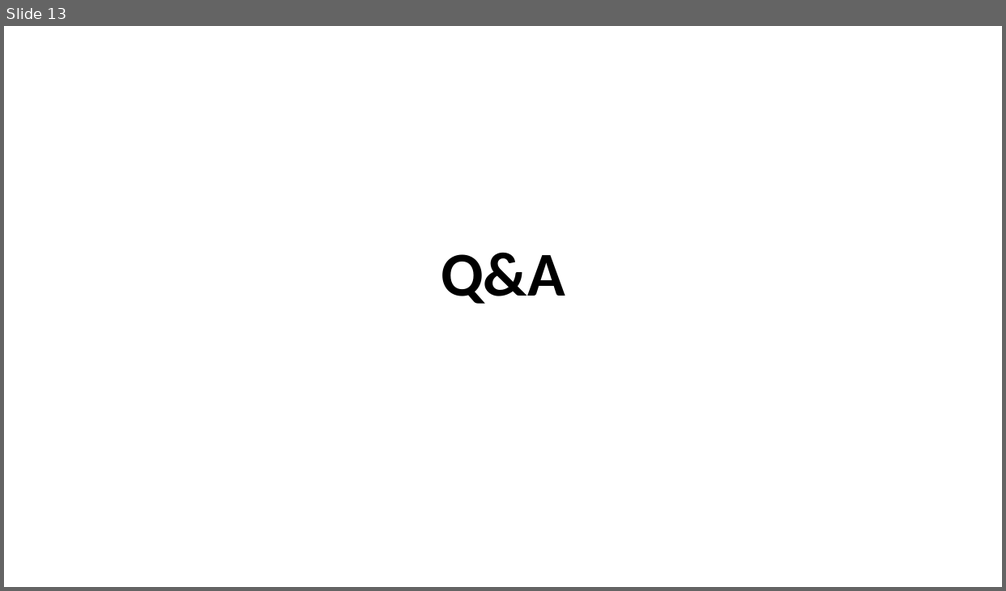
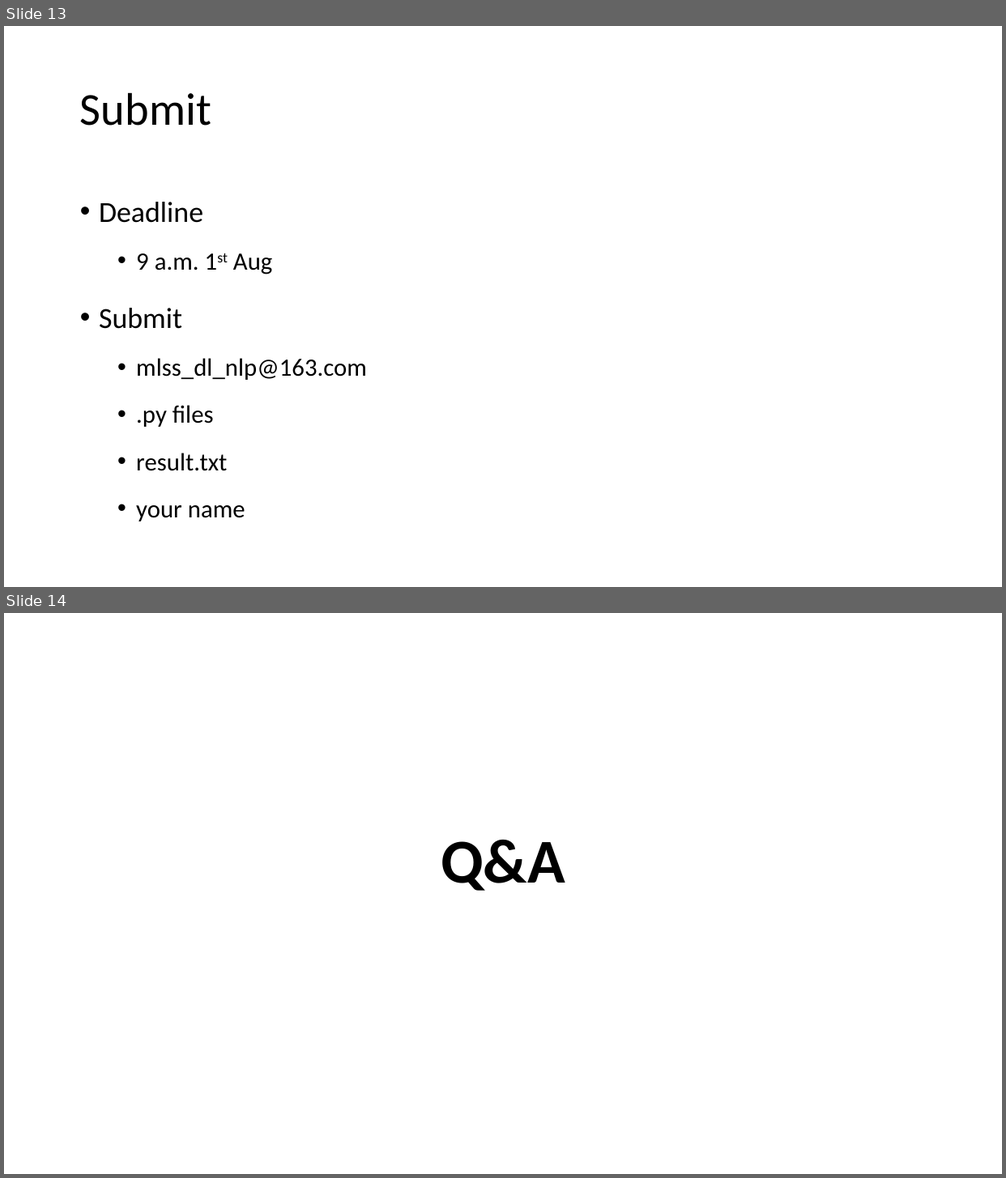
Before and after one commit to anjingx/sst, a slide deck: project.pptx. Shown one above the other, each under a label of ours: slide 13 before the commit, slides 13 and 14 after it. The pictures are 1006x591 and 1006x1178 pixels, drawn with LibreOffice and Linux fonts; fonts in the diff are those of the drawing. Boxes give left, top, right and bottom in pixels: in the first picture for what was removed or moved away, otherwise in the second. Text is boxed around its words. In the diff, an @@ line names an element or a change of style, - is before the commit and + after.

```diff
--- a/project.pptx
+++ b/project.pptx
@@ slide 13 added at bbox=[4, 26, 1002, 587], background #FFFFFF @@
@@ title added at bbox=[80, 92, 211, 126], 44 pt, text #000000 @@
+Submit
@@ text added at bbox=[99, 202, 367, 522], 24 pt, text #000000 @@
+• Deadline
+  • 9 a.m. 1st Aug
+• Submit
+  • mlss_dl_nlp@163.com
+  • .py files
+  • result.txt
+  • your name
@@ what was slide 13 is now slide 14 @@
```
Also in this commit, not shown: 2 slides changed.
